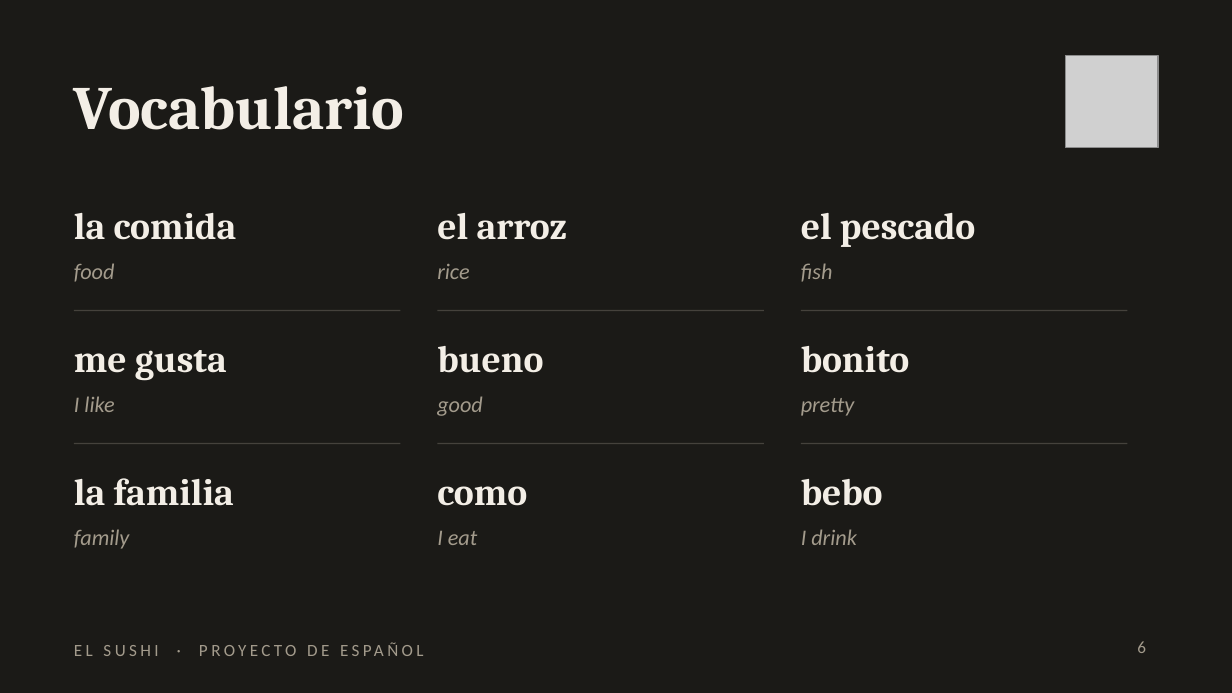
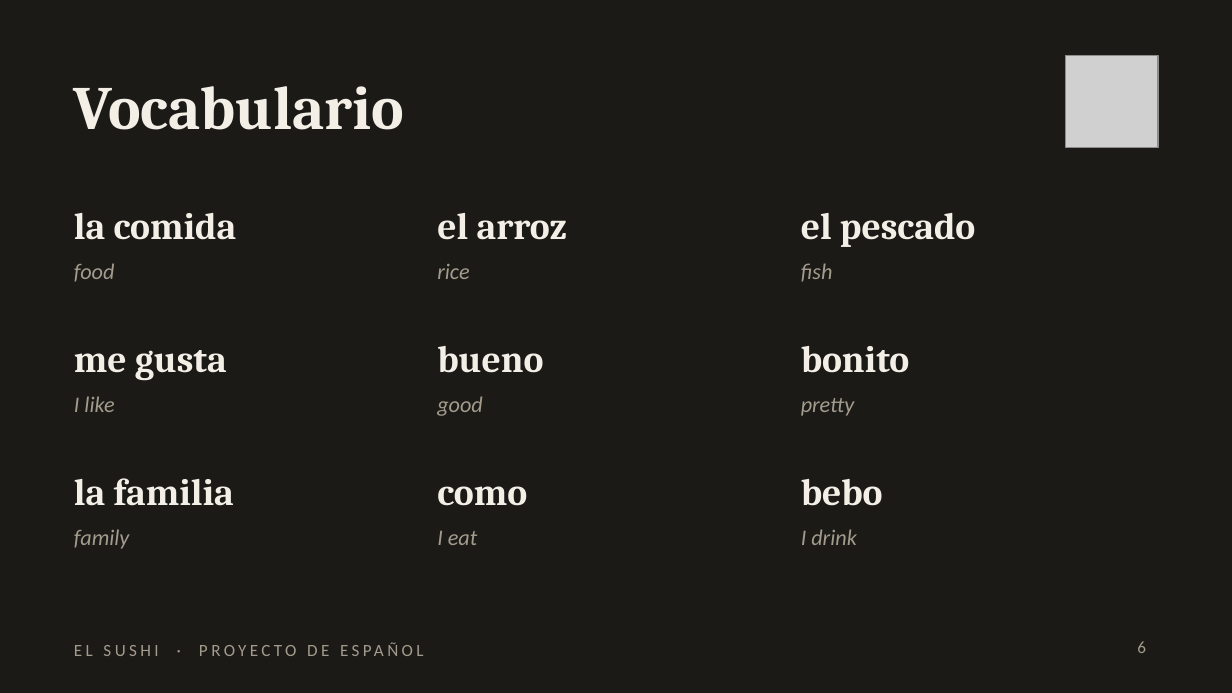
Before and after one commit to AlexTheRobota/Study-with-Alex-and-tati, a slide deck: slide 6 of El_Sushi_Proyecto_de_Espanol.pptx. Drawn at 1232x693 pixels with LibreOffice and Linux fonts; fonts in the diff are those of the drawing; grey boxes stand for pictures. Boxes give left, top, right and bottom in pixels: in the first picture for what was removed or moved away, otherwise in the second. Text is boxed around its words. In the diff, an @@ line names an element or a change of style, - is before the commit and + after.

```diff
--- a/El_Sushi_Proyecto_de_Espanol.pptx
+++ b/El_Sushi_Proyecto_de_Espanol.pptx
@@ line removed from (74, 310) to (400, 310) @@
@@ line removed from (437, 310) to (764, 310) @@
@@ line removed from (801, 310) to (1127, 310) @@
@@ line removed from (74, 444) to (400, 444) @@
@@ line removed from (437, 444) to (764, 444) @@
@@ line removed from (801, 444) to (1127, 444) @@
```
Also in this commit, not shown: 2 other slides changed, 5 other files.
